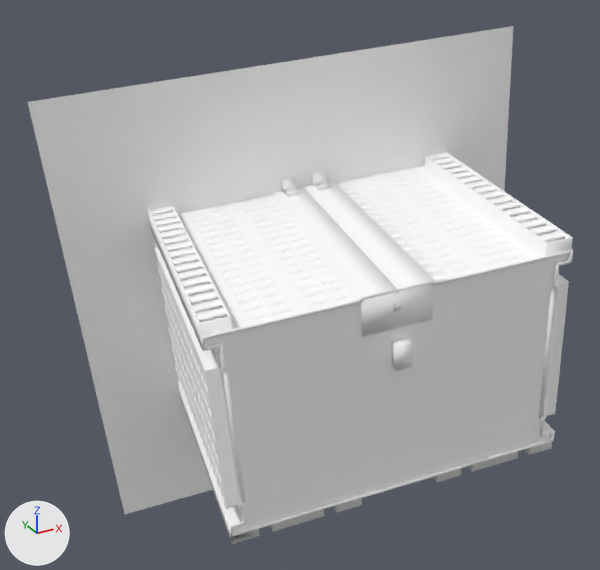
A saved change to the OBJ model Outliers_Removed0/Apartment/D00045.obj.
Camera for both pictures: a camera (50 mm lens) standing at (-1.009, -1.621, 1.042) and looking at (-0.007, 0.2, 0.131). Lighting does not change. The marker at lower left points along +X, +Y and +Z. Where no turn or scale is listed for an object, it has been applied to the vertices. Vertices at the same position are counted once.

Names of what the first picture shows: 'D00045'.
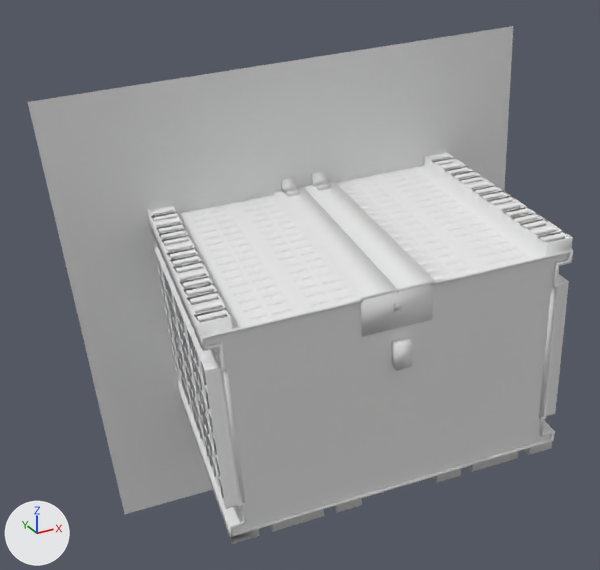
Boxes (x1, y1, x2, y2) around the edits, measured in the pictures (600 x 570 px):
'D00045', recoloured, reshaped
    both: (28, 26, 573, 544)
part 1 of me_d00045, deleted
    before: (151, 157, 562, 524)

The change, as a diff of the scene's bpy script:
```diff
--- a/Outliers_Removed0/Apartment/D00045.obj.py
+++ b/Outliers_Removed0/Apartment/D00045.obj.py
@@ mat_material_0 @@
 mat_material_0 = principled_material('material_0')
-mat_material_0.base_color = (1.0, 1.0, 1.0)  # white #ffffff
+mat_material_0.base_color = (0.8, 0.8, 0.8)  # white #e7e7e7
 mat_material_0.roughness = 1.0
@@ me_d00045 @@
 # used by ob_d00045; location = (0.0, 0.0, 0.0)
-me_d00045.from_pydata(...)  # 14865 vertices, 21021 faces; spans x -0.613..0.829, y -0.354..0.532, z -0.701..0.77
+me_d00045.from_pydata(...)  # 13520 vertices, 19207 faces; spans x -0.613..0.829, y -0.354..0.532, z -0.701..0.77
+# me_d00045 part 1: 1345 vertices removed from x -0.45..0.576, y -0.312..0.416, z -0.33..0.417
 me_d00045.materials.append(mat_material_0)
```
